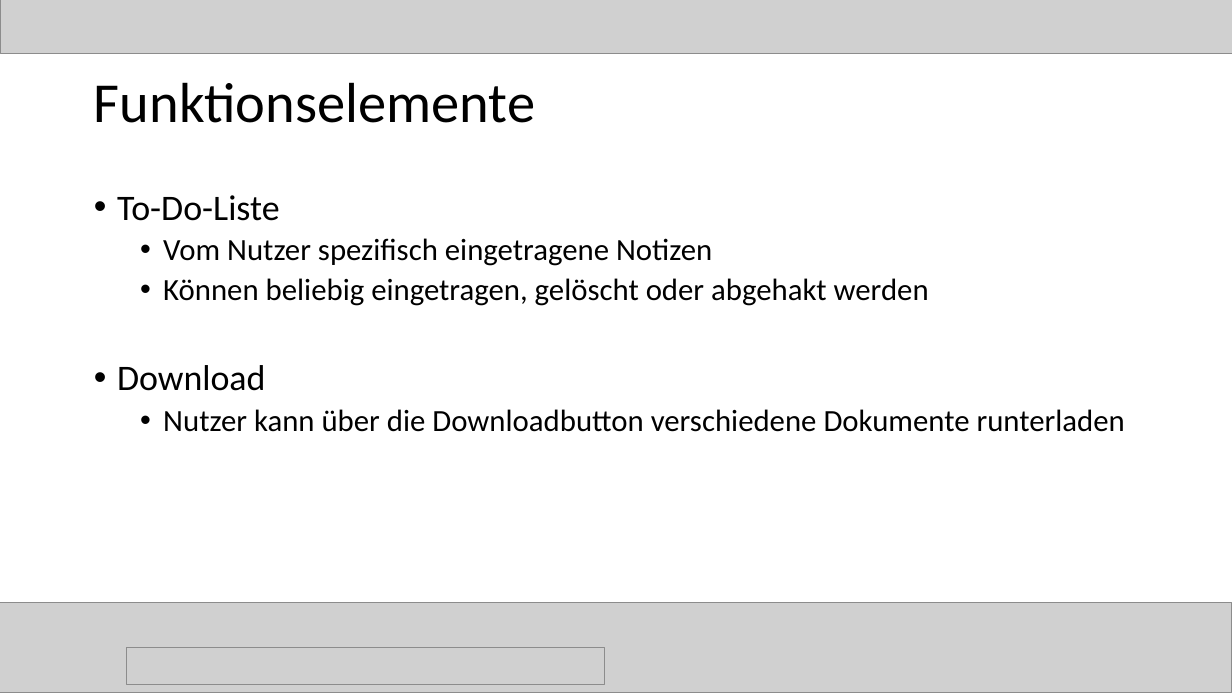
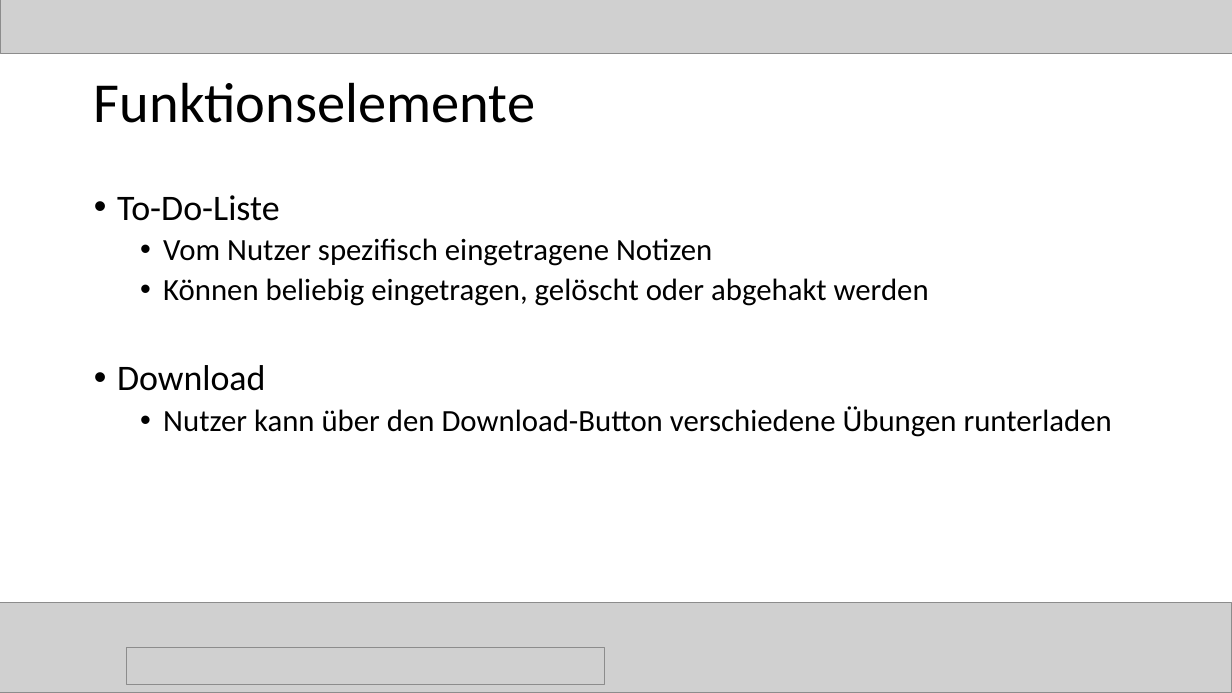
Before and after one commit to magharmi/StudentenFuerStudenten, a slide deck: slide 39 of websitePPneu.pptx (slide 47 before the commit). Drawn at 1232x693 pixels with LibreOffice and Linux fonts; fonts in the diff are those of the drawing; grey boxes stand for pictures. Boxes give left, top, right and bottom in pixels: in the first picture for what was removed or moved away, otherwise in the second. Text is boxed around its words. In the diff, an @@ line names an element or a change of style, - is before the commit and + after.

```diff
--- a/websitePPneu.pptx
+++ b/websitePPneu.pptx
@@ text at <box>163,406,1112,437</box>: text changed @@
-  • Nutzer kann über die Downloadbutton verschiedene Dokumente runterladen
+  • Nutzer kann über den Download-Button verschiedene Übungen runterladen
```
Also in this commit, not shown: 12 other slides changed, 1 slide added, 8 slides removed, 2 other files.
